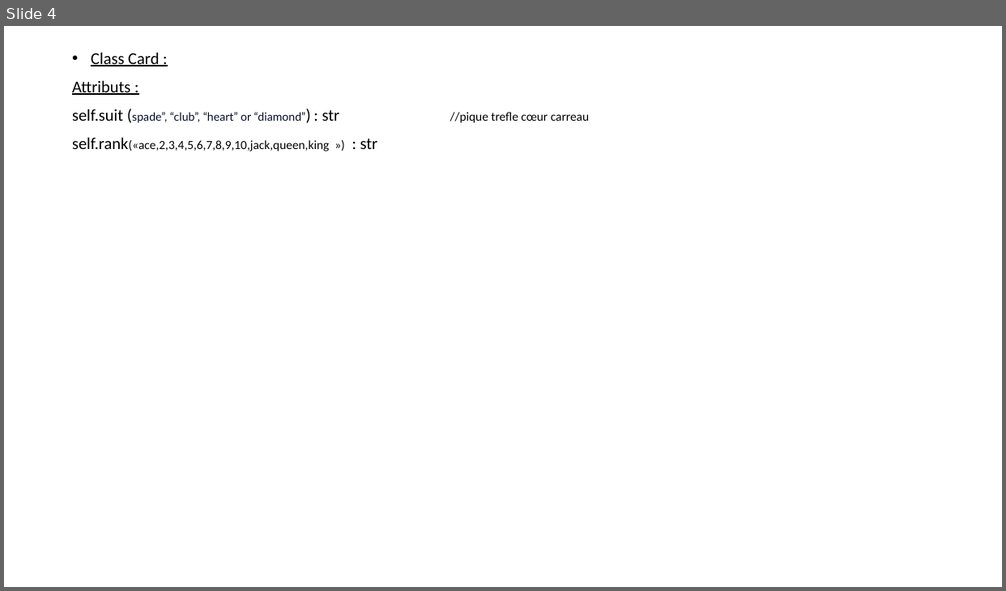
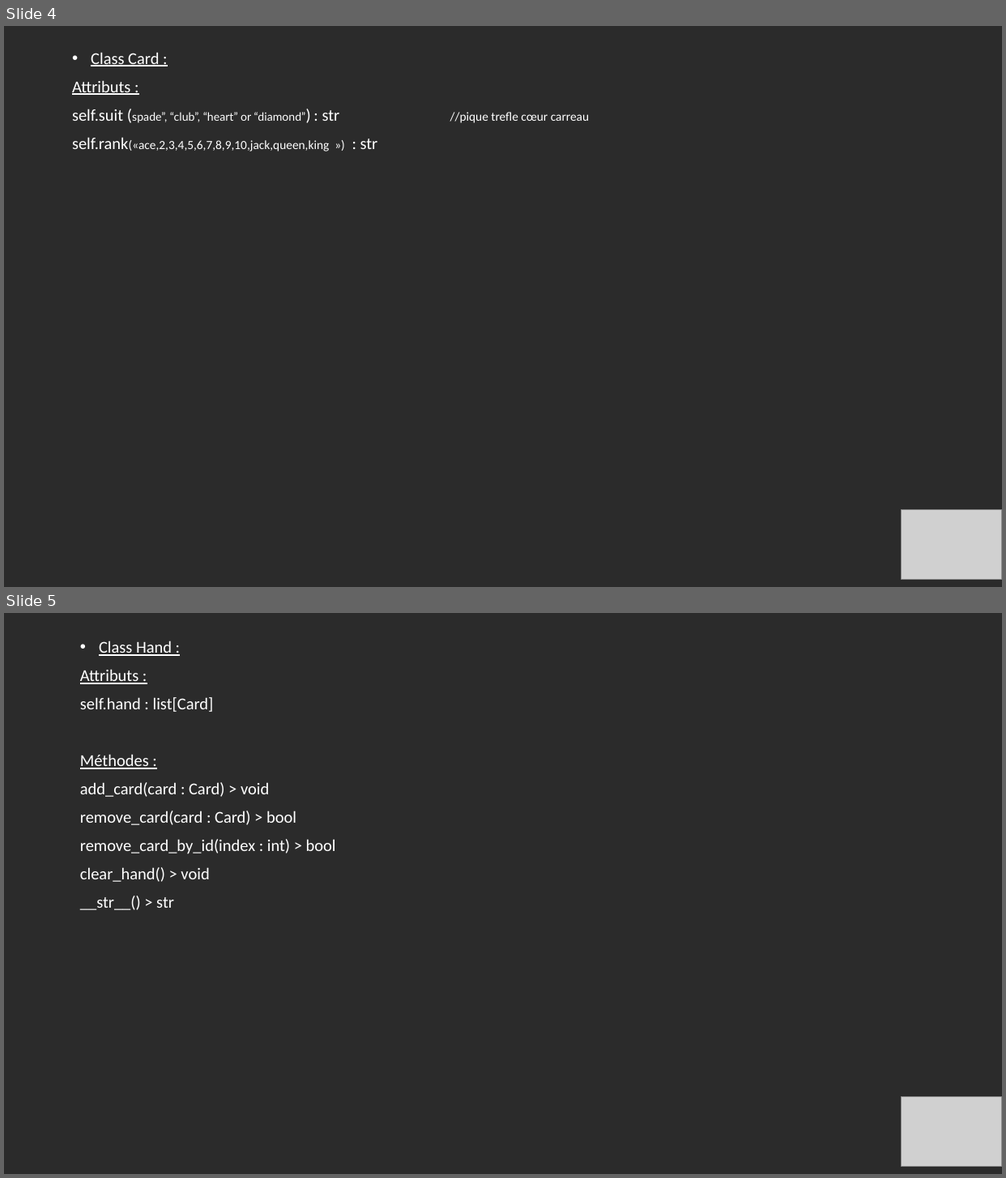
Before and after one commit to TooFuW/ProjetPoker, a slide deck: caractéristiques_techniques.pptx. Shown one above the other, each under a label of ours: slide 4 before the commit, slides 4 and 5 after it. The pictures are 1006x591 and 1006x1178 pixels, drawn with LibreOffice and Linux fonts; fonts in the diff are those of the drawing; grey boxes stand for pictures; background and template pictures are left out; a plain dark background stands for a picture behind light text. Boxes give left, top, right and bottom in pixels: in the first picture for what was removed or moved away, otherwise in the second. Text is boxed around its words. In the diff, an @@ line names an element or a change of style, - is before the commit and + after.

```diff
--- a/caractéristiques_techniques.pptx
+++ b/caractéristiques_techniques.pptx
@@ slide 5 added at [4,613,1002,1174], background picture (left out) @@
@@ text added at [80,641,336,910], 16 pt, text #FFFFFF @@
+• Class Hand :
+Attributs :
+self.hand : list[Card]
+Méthodes :
+add_card(card : Card) > void
+remove_card(card : Card) > bool
+remove_card_by_id(index : int) > bool
+clear_hand() > void
+__str__() > str
@@ picture added at [901,1097,1002,1166] @@
@@ slide 4 changed as well @@
@@ background #FFFFFF to picture (left out) @@
@@ text "Class Card :" at [72,52,378,152]: text colour #000000 to #FFFFFF in "Class Card :", "Attributs :", "self.suit (spade”, “diamond”) : str //pique trefle ...", "self.rank(«ace,2,3,4,5,6,7,8,9,10,jack,queen,king ») : str"; text colour #040C28 to #FFFFFF in "(spade”, “club”, “heart” or “diamond”)" @@
@@ picture added at [901,510,1002,579] @@
```
Also in this commit, not shown: 6 other slides changed, 4 other slides added.
